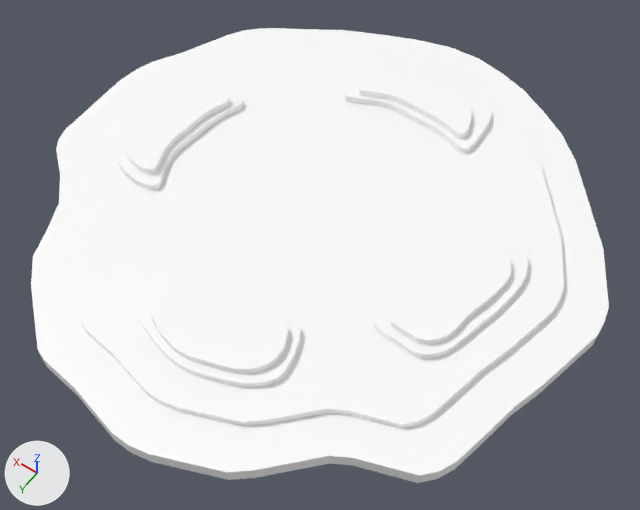
A saved change to the FBX model Assets/Models/Level/Small_fulidao0000.fbx.
Rendered twice from a camera (50 mm lens) standing at (-23.1, 32.0, 46.8) and looking at (-1.4, 1.7, -0.8). Every picture has the same lights, and +X, +Y and +Z are marked at lower left. Where no turn or scale is listed for an object, it has been applied to the vertices.

In view in the first picture: 'pDisc18', 'pDisc19', 'pDisc20', 'pDisc21', 'pDisc22', 'pDisc23', 'pDisc24', 'pDisc25', 'pDisc26', 'pDisc27'.
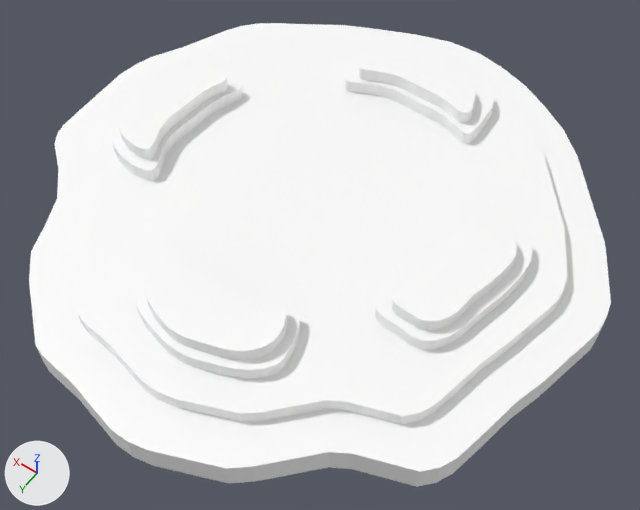
Where the newer file only moved an object's origin or applied its transform, the numbers keep the older frame.

Edits to the bpy script that builds the scene:
```text
Change me_mesh_004:
    where me_mesh_004.from_pydata(...)  # 69 vertices, 68 faces; spans x -5.48..5.48, y -3.13..3.13, z -0.5..0.5
    used by ob_pdisc22; location = (-0.08, -13.38, 1.0)
    me_mesh_004 part 10: the whole mesh is scaled about its middle by (1, 1, 2), then moved by (-0.08, -13.38, 2.0)
Change me_mesh_006:
    where me_mesh_006.from_pydata(...)  # 65 vertices, 64 faces; spans x -2.33..2.33, y -4.6..4.6, z -1.0..0.0
    used by ob_pdisc24; location = (13.34, -0.15, 2.0)
    me_mesh_006 part 7: the whole mesh is scaled about its middle by (1, 1, 2), then moved by (0.0, 0.0, 1.5)
Change me_mesh_008:
    where me_mesh_008.from_pydata(...)  # 65 vertices, 64 faces; spans x -2.24..2.24, y -4.78..4.78, z -1.0..0.0
    used by ob_pdisc26; location = (-11.2, 0.5, 2.0)
    me_mesh_008 part 6: the whole mesh is scaled about its middle by (1, 1, 2), then moved by (0.0, 0.0, 1.5)
Change me_mesh_003:
    where me_mesh_003.from_pydata(...)  # 69 vertices, 68 faces; spans x -3.05..3.05, y -5.54..5.54, z -0.5..0.5
    used by ob_pdisc21; location = (-11.15, 0.4, 1.0)
    me_mesh_003 part 9: the whole mesh is scaled about its middle by (1, 1, 2), then moved by (-11.15, 0.4, 2.0)
Change me_mesh_002:
    where me_mesh_002.from_pydata(...)  # 69 vertices, 68 faces; spans x -5.75..5.75, y -3.15..3.15, z -0.5..0.5
    used by ob_pdisc20; location = (-0.11, 11.54, 1.0)
    me_mesh_002 part 1: the whole mesh is scaled about its middle by (1, 1, 2), then moved by (-0.11, 11.54, 2.0)
Change me_mesh_005:
    where me_mesh_005.from_pydata(...)  # 65 vertices, 64 faces; spans x -4.99..4.99, y -2.58..2.58, z -1.0..0.0
    used by ob_pdisc23; location = (-0.09, 11.61, 2.0)
    me_mesh_005 part 4: the whole mesh is scaled about its middle by (1, 1, 2), then moved by (0.0, 0.0, 1.5)
Change me_mesh:
    where me_mesh.from_pydata(...)  # 95 vertices, 94 faces; spans x -17.2..17.2, y -17.5..17.5, z -1.0..0.0
    used by ob_pdisc18; location = (0.57, -0.49, 1.0)
    me_mesh part 2: the whole mesh is scaled about its middle by (1, 1, 2), then moved by (0.0, 0.0, 0.5)
Change me_mesh_009:
    where me_mesh_009.from_pydata(...)  # 95 vertices, 94 faces; spans x -20.2..20.2, y -20.5..20.5, z -0.5..0.5
    used by ob_pdisc27; location = (0.57, -0.52, 0.0)
    me_mesh_009 part 3: the whole mesh is scaled about its middle by (1, 1, 2), then moved by (0.6, -0.5, 0.0)
Change me_mesh_001:
    where me_mesh_001.from_pydata(...)  # 69 vertices, 68 faces; spans x -3.08..3.08, y -5.4..5.4, z -0.5..0.5
    used by ob_pdisc19; location = (13.34, -0.15, 1.0)
    me_mesh_001 part 5: the whole mesh is scaled about its middle by (1, 1, 2), then moved by (13.34, -0.15, 2.0)
Change me_mesh_007:
    where me_mesh_007.from_pydata(...)  # 65 vertices, 64 faces; spans x -4.6..4.6, y -2.33..2.33, z -1.0..0.0
    used by ob_pdisc25; location = (-0.15, -13.34, 2.0)
    me_mesh_007 part 8: the whole mesh is scaled about its middle by (1, 1, 2), then moved by (0.0, 0.0, 1.5)
Change ob_pdisc22:
    ob_pdisc22.location: (-0.08, -13.38, 1.0) -> (0.0, 0.0, 0.0)
Change ob_pdisc21:
    ob_pdisc21.location: (-11.15, 0.4, 1.0) -> (0.0, 0.0, 0.0)
Change ob_pdisc20:
    ob_pdisc20.location: (-0.11, 11.54, 1.0) -> (0.0, 0.0, 0.0)
Change ob_pdisc27:
    ob_pdisc27.location: (0.57, -0.52, 0.0) -> (0.0, 0.0, 0.0)
Change ob_pdisc19:
    ob_pdisc19.location: (13.34, -0.15, 1.0) -> (0.0, 0.0, 0.0)
```

Where the change shows, as pixel boxes [x1, y1, x2, y2] in the pictures (640 x 510 px):
'pDisc18', mesh rescaled: before [73, 46, 564, 429]; after [70, 36, 568, 425]
'pDisc27', mesh rescaled, moved: before [31, 28, 609, 483]; after [29, 23, 611, 487]
'pDisc23', mesh rescaled: before [147, 262, 288, 374]; after [142, 242, 287, 360]
'pDisc26', mesh rescaled: before [390, 227, 512, 345]; after [392, 207, 517, 331]
'pDisc24', mesh rescaled (7% taller): before [124, 90, 230, 174]; after [119, 69, 228, 159]
'pDisc21', mesh rescaled, moved: before [374, 219, 528, 359]; after [375, 204, 533, 350]
'pDisc25', mesh rescaled (7% taller): before [358, 68, 472, 139]; after [359, 47, 476, 123]
'pDisc20', mesh rescaled, moved: before [138, 255, 300, 387]; after [134, 241, 300, 379]
'pDisc22', mesh rescaled, moved (7% taller): before [345, 63, 491, 154]; after [345, 47, 494, 144]
'pDisc19', mesh rescaled, moved: before [115, 90, 243, 190]; after [111, 78, 242, 180]
